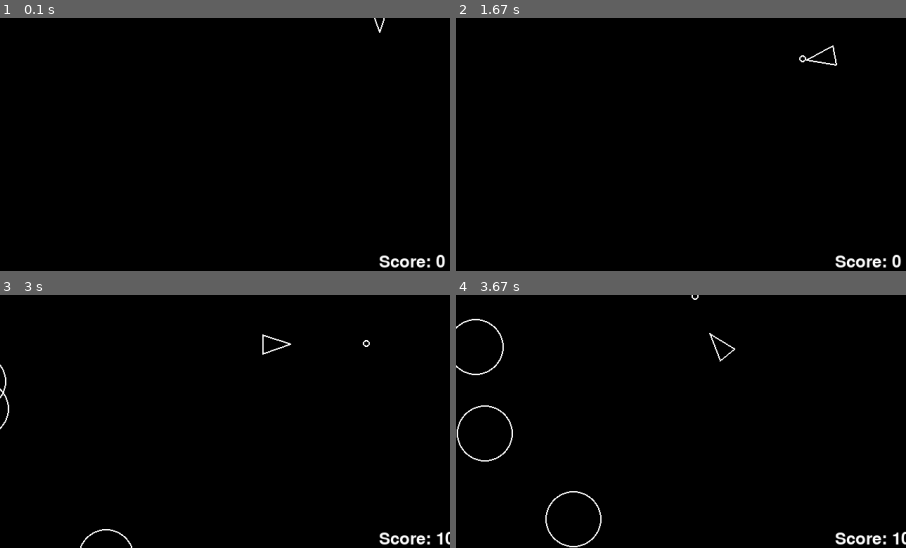
Above: before the commit, frames 1-4 (two rows, left to right).
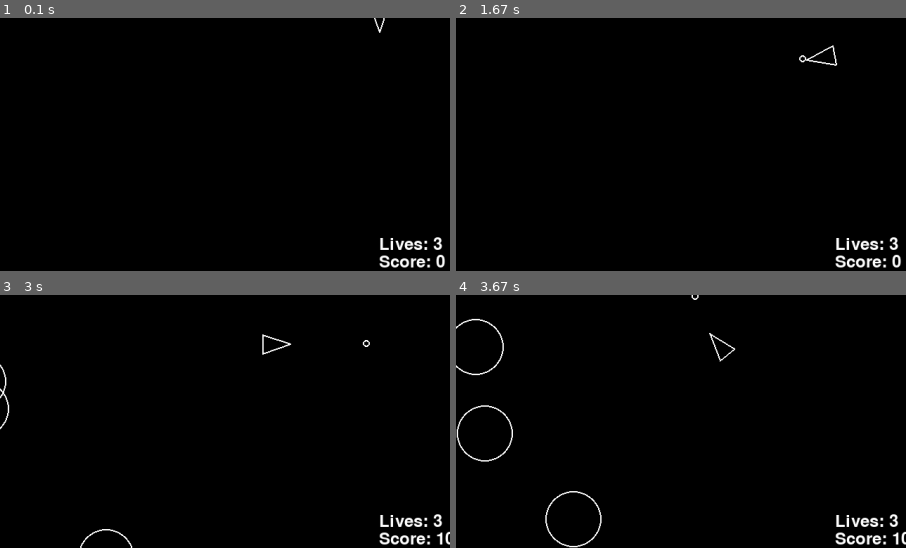
Above: after the commit, the same moments.

Repository: 0xKonstantin/Astroid-in-pygame
Game: pygame game, started from main.py
Two runs of this game, one before a commit and one after it. Both use one fixed random seed, a clock stepped at 60 frames per second and the inputs below.
Inputs:
- Up to frame 1 (0.1 s): no input
- Up to frame 2 (1.67 s): hold A 0.33-0.87 s; hold S 0.9-1.2 s; tap Space at 0.97, 1.3, 1.6 s; hold A 1.23-1.63 s
- Up to frame 3 (3 s): hold W 1.67-2.03 s; tap Space at 1.73, 2.13, 2.43, 2.8 s; hold D 2.07-2.7 s; hold S from 2.73 s (still down)
- Up to frame 4 (3.67 s): release S at 3.1 s; hold A 3.13-3.6 s; tap Space at 3.2, 3.5 s; hold D from 3.63 s (still down)
The pictures show only the part of the screen within x 8-58%, y 50-100%; the shares and areas given below are measured in that part.

The runs differ from the first frame. In frame 1, 0.4% of the frame differs, in the area x 84-99%, y 86-92%; in frame 2, 0.4%; in frame 3, 0.4%; in frame 4, 0.4%.

Commit message:
Add invincibility frames and collision penalties
  Implement 2-second invincibility after player-asteroid collision:
  - Player flashes/blinks during invincibility period
  - Colliding asteroid is destroyed on impact
  - Player loses 1 life and 25 points per collision
  - Game only ends when all 3 lives are depleted

Diff:
--- a/constants.py
+++ b/constants.py
@@ -11,3 +11,4 @@
 SHOT_RADIUS = 5
 PLAYER_SHOT_SPEED = 500
 PLAYER_SHOT_COOLDOWN_SECONDS = 0.3
+PLAYER_INVINIBILITY_TIMER = 2.0
--- a/main.py
+++ b/main.py
@@ -1,6 +1,6 @@
 import pygame
 from asteroidfield import AsteroidField
-from constants import SCREEN_WIDTH, SCREEN_HEIGHT, ASTEROID_MIN_RADIUS, ASTEROID_KINDS, ASTEROID_SPAWN_RATE_SECONDS, ASTEROID_MAX_RADIUS
+from constants import SCREEN_WIDTH, SCREEN_HEIGHT, ASTEROID_MIN_RADIUS, ASTEROID_KINDS, ASTEROID_SPAWN_RATE_SECONDS, ASTEROID_MAX_RADIUS, PLAYER_INVINIBILITY_TIMER
 from logger import log_state, log_event
 from player import Player
 from asteroid import Asteroid
@@ -32,17 +32,24 @@
         updatable.update(dt)
         for asteroid in asteroids:
             if player.collides_with(asteroid):
-                log_event("player_hit")
-                text_surface = font.render(f"Game over! Score: {score.get_score()}", True, "white")
-                screen.blit(text_surface, (SCREEN_WIDTH / 2, SCREEN_HEIGHT / 2))
-                pygame.display.flip()
-                waiting = True
-                while waiting:
-                    for event in pygame.event.get():
-                        if event.type == pygame.QUIT:
-                            return
-                        if event.type == pygame.KEYDOWN:
-                            return
+                if player.invincibility_timer <= 0:  # Only damage if NOT invincible
+                    log_event("player_hit")
+                    player.lives -= 1
+                    player.invincibility_timer = PLAYER_INVINIBILITY_TIMER  # Activate invincibility
+                    score.subtract_score(25)  # Lose points
+                    asteroid.kill()  # Destroy the asteroid
+                    if player.lives <= 0:
+                        log_event("player_died")
+                        text_surface = font.render(f"Game over! Score: {score.get_score()}", True, "white")
+                        screen.blit(text_surface, (SCREEN_WIDTH / 2, SCREEN_HEIGHT / 2))
+                        pygame.display.flip()
+                        waiting = True
+                        while waiting:
+                            for event in pygame.event.get():
+                                if event.type == pygame.QUIT:
+                                    return
+                                if event.type == pygame.KEYDOWN:
+                                    return
         for asteroid in asteroids:
             for shot in shots:
                 if asteroid.collides_with(shot):
@@ -54,6 +61,8 @@
             thing.draw(screen)
         text_surface = font.render(f"Score: {score.get_score()}", True, "white")
         screen.blit(text_surface, (SCREEN_WIDTH / 2, SCREEN_HEIGHT - 25))
+        text_surface = font.render(f"Lives: {player.lives}", True, "white")
+        screen.blit(text_surface, (SCREEN_WIDTH / 2, SCREEN_HEIGHT - 50))
         pygame.display.flip()
         dt = clock.tick(60) / 1000
 
--- a/player.py
+++ b/player.py
@@ -1,6 +1,6 @@
 import pygame
 from circleshape import CircleShape
-from constants import PLAYER_RADIUS, LINE_WIDTH, PLAYER_TURN_SPEED, PLAYER_SPEED, PLAYER_SHOT_SPEED,SHOT_RADIUS, PLAYER_SHOT_COOLDOWN_SECONDS, SCREEN_HEIGHT, SCREEN_WIDTH
+from constants import PLAYER_RADIUS, LINE_WIDTH, PLAYER_TURN_SPEED, PLAYER_SPEED, PLAYER_SHOT_SPEED,SHOT_RADIUS, PLAYER_SHOT_COOLDOWN_SECONDS, SCREEN_HEIGHT, SCREEN_WIDTH, PLAYER_INVINIBILITY_TIMER
 from shot import Shot
 
 class Player(CircleShape):
@@ -8,6 +8,8 @@
         super().__init__(x, y, radius=PLAYER_RADIUS)
         self.rotation = 0
         self.shot_cooldown = 0
+        self.invincibility_timer = 0
+        self.lives = 3
 
     # in the Player class
     def triangle(self):
@@ -19,6 +21,9 @@
         return [a, b, c]
 
     def draw(self, screen):
+        if self.invincibility_timer > 0:
+            if int(self.invincibility_timer * 10) % 2 == 0:
+                return
         pygame.draw.polygon(screen, "white", self.triangle(), LINE_WIDTH)
 
     def update(self, dt):
@@ -38,6 +43,8 @@
 
         if self.shot_cooldown > 0:
             self.shot_cooldown -= dt
+        if self.invincibility_timer > 0:
+            self.invincibility_timer -= dt
 
     def rotate(self, dt):
         self.rotation += PLAYER_TURN_SPEED * dt
--- a/score.py
+++ b/score.py
@@ -10,3 +10,6 @@
 
     def get_score(self):
         return self.score
+
+    def subtract_score(self, amount):
+        self.score -= amount
